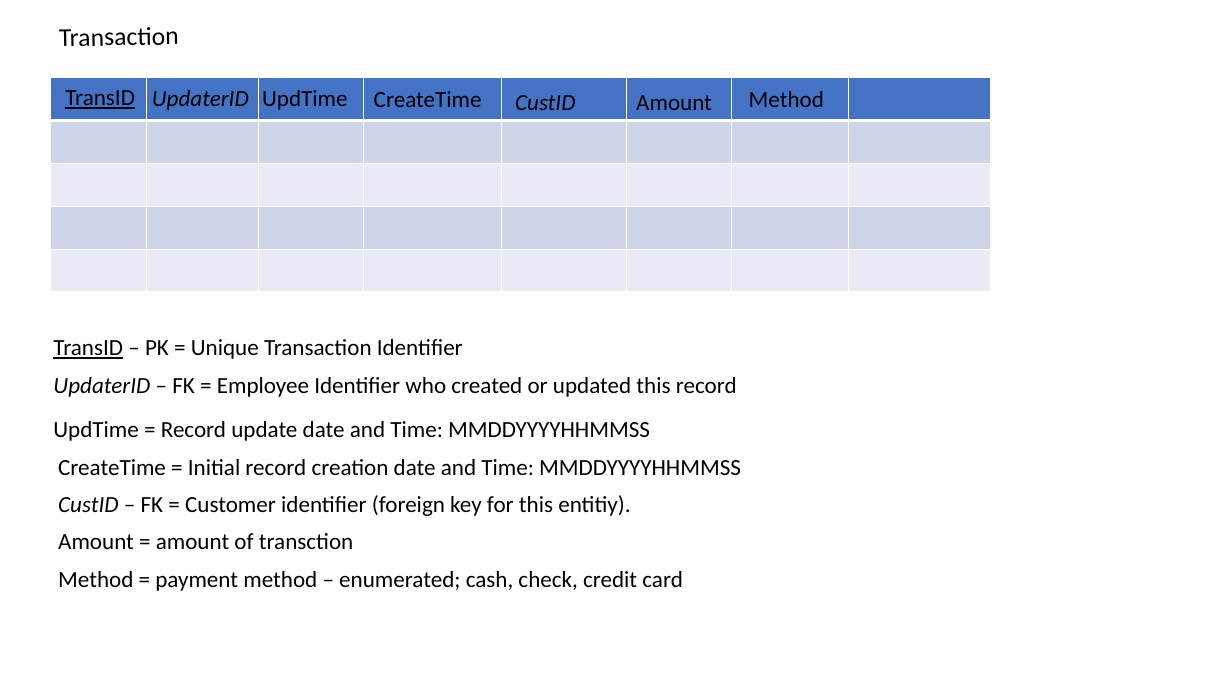
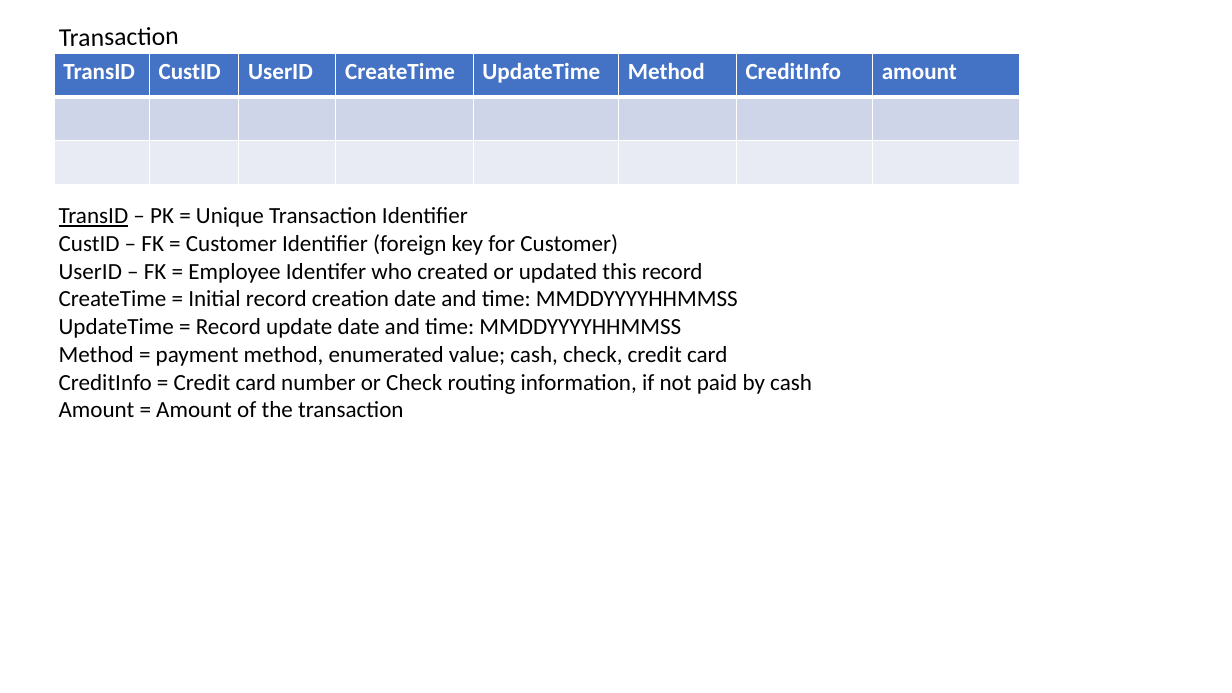
Before and after one commit to andrewroe/rosiessalon, a slide deck: slide 7 of documents/RosieSalonDataModel.pptx. Drawn at 1232x693 pixels with LibreOffice and Linux fonts; fonts in the diff are those of the drawing. Boxes give left, top, right and bottom in pixels: in the first picture for what was removed or moved away, otherwise in the second. Text is boxed around its words. In the diff, an @@ line names an element or a change of style, - is before the commit and + after.

```diff
--- a/documents/RosieSalonDataModel.pptx
+++ b/documents/RosieSalonDataModel.pptx
@@ table added at (x1=55, y1=54, x2=1019, y2=421), 3 rows, 8 columns @@
+TransID | CustID | UserID | CreateTime | UpdateTime | Method | CreditInfo | amount
+ |  |  |  |  |  |  | 
+ |  |  |  |  |  |  | 
@@ table removed at (x1=51, y1=78, x2=990, y2=292), 5 rows, 8 columns @@
- |  |  |  |  |  |  | 
- |  |  |  |  |  |  | 
- |  |  |  |  |  |  | 
- |  |  |  |  |  |  | 
- |  |  |  |  |  |  | 
@@ text removed at (x1=65, y1=90, x2=135, y2=109) @@
-TransID
@@ text removed at (x1=152, y1=90, x2=249, y2=110) @@
-UpdaterID
@@ text removed at (x1=262, y1=90, x2=347, y2=110) @@
-UpdTime
@@ text removed at (x1=374, y1=91, x2=482, y2=107) @@
-CreateTime
@@ text removed at (x1=515, y1=95, x2=575, y2=110) @@
-CustID
@@ text removed at (x1=636, y1=95, x2=712, y2=110) @@
-Amount
@@ text removed at (x1=749, y1=91, x2=824, y2=107) @@
-Method
@@ text "TransID – PK = Unique ..." moved from (x1=53, y1=339, x2=463, y2=359) to (x1=59, y1=207, x2=812, y2=417) @@
@@ text at (x1=59, y1=234, x2=812, y2=417): paragraphs added @@
+CustID – FK = Customer Identifier (foreign key for Customer)
+UserID – FK = Employee Identifer who created or updated this record
+CreateTime = Initial record creation date and time: MMDDYYYYHHMMSS
+UpdateTime = Record update date and time: MMDDYYYYHHMMSS
+Method = payment method, enumerated value; cash, check, credit card
+CreditInfo = Credit card number or Check routing information, if not paid by cash
+Amount = Amount of the transaction
@@ text removed at (x1=53, y1=377, x2=737, y2=397) @@
-UpdaterID – FK = Employee Identifier who created or updated this record
@@ text removed at (x1=53, y1=421, x2=650, y2=441) @@
-UpdTime = Record update date and Time: MMDDYYYYHHMMSS
@@ text removed at (x1=58, y1=459, x2=741, y2=475) @@
-CreateTime = Initial record creation date and Time: MMDDYYYYHHMMSS
@@ text removed at (x1=58, y1=495, x2=630, y2=516) @@
-CustID – FK = Customer identifier (foreign key for this entitiy).
@@ text removed at (x1=58, y1=533, x2=353, y2=549) @@
-Amount = amount of transction
@@ text removed at (x1=58, y1=571, x2=683, y2=591) @@
-Method = payment method – enumerated; cash, check, credit card
```
Also in this commit, not shown: 11 other slides changed.
